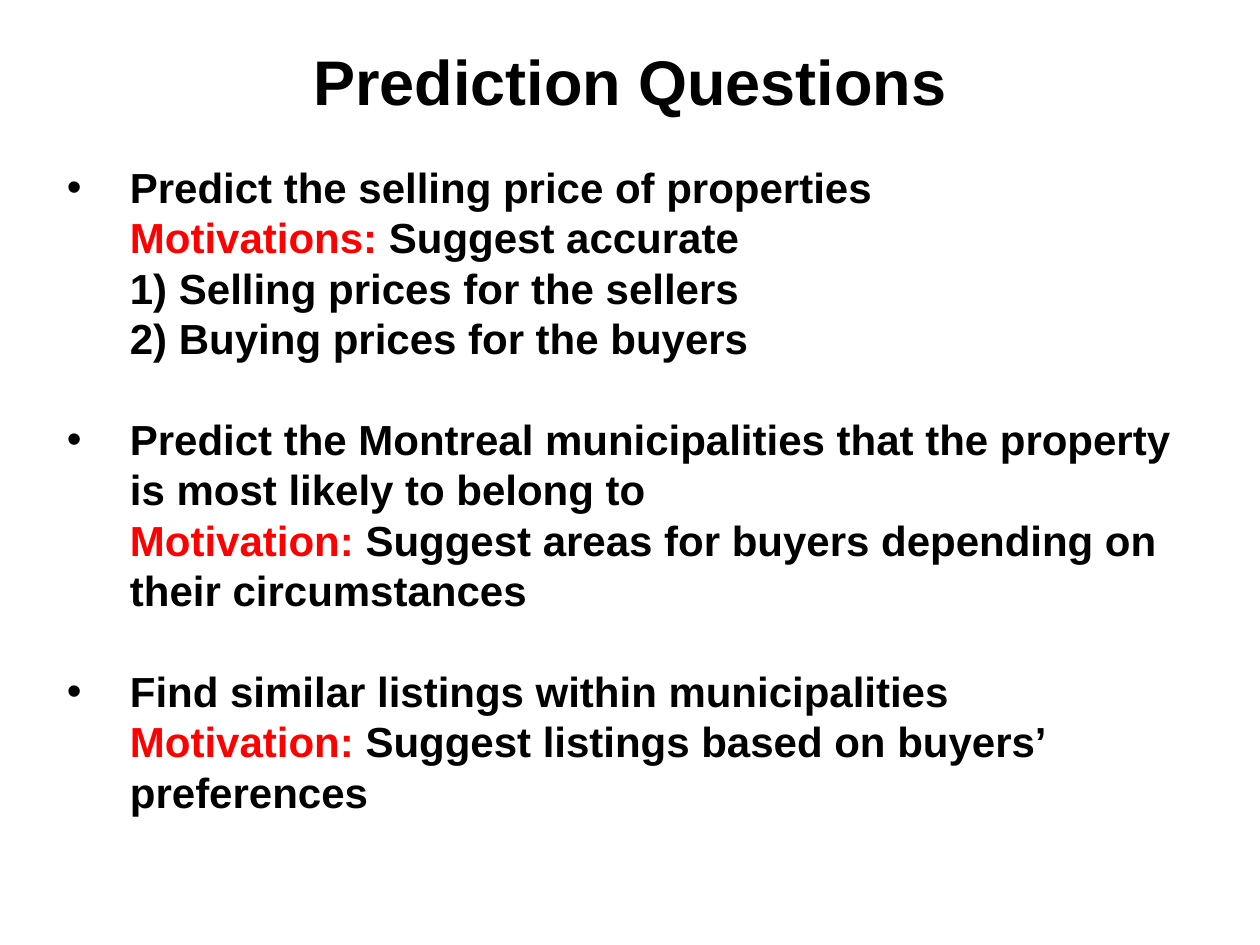
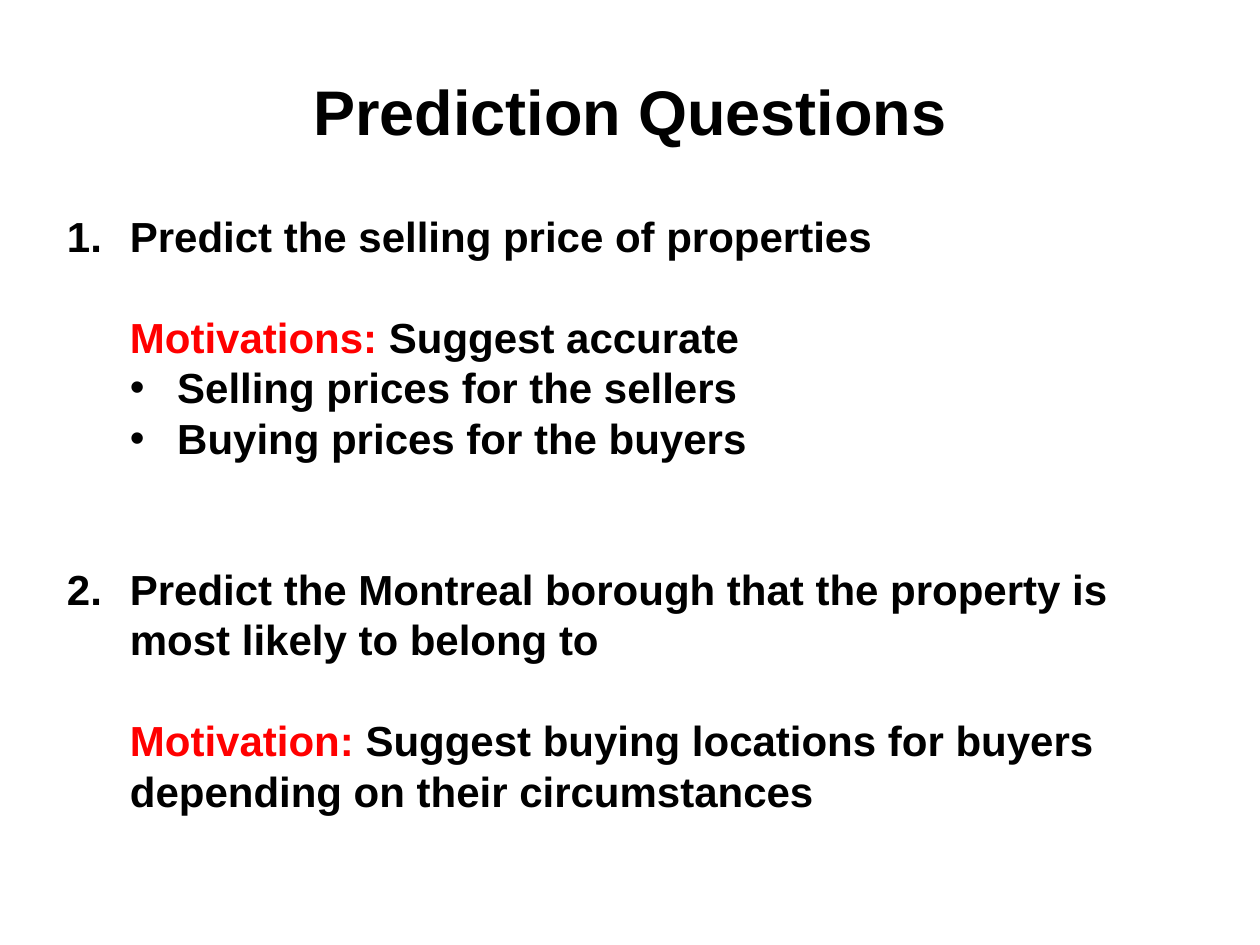
Before and after one commit to npow/centris, a slide deck: slide 2 of presentation/DaveNissanEmil2014MachineLearning.pptx. Drawn at 1260x945 pixels with LibreOffice and Linux fonts; fonts in the diff are those of the drawing. Boxes give left, top, right and bottom in pixels: in the first picture for what was removed or moved away, otherwise in the second. Text is boxed around its words. In the diff, an @@ line names an element or a change of style, - is before the commit and + after.

```diff
--- a/presentation/DaveNissanEmil2014MachineLearning.pptx
+++ b/presentation/DaveNissanEmil2014MachineLearning.pptx
@@ text "Prediction Questions": place and size @@
-text "Prediction Questions" at bbox=[313, 59, 946, 116]
+text "Prediction Questions" at bbox=[313, 89, 946, 146]
@@ text "Predict the selling price of ...": place and size @@
-text "Predict the selling price of ..." at bbox=[130, 172, 1170, 816]
+text "Predict the selling price of ..." at bbox=[130, 221, 1107, 815]
@@ text at bbox=[130, 221, 871, 362]: bullet • to 1.; list level 1 to 2 in "Motivations: Suggest accurate" @@
@@ text at bbox=[130, 372, 1107, 815]: text changed @@
-1) Selling prices for the sellers
-2) Buying prices for the buyers
-• Predict the Montreal municipalities that the property is most likely to belong to
-Motivation: Suggest areas for buyers depending on their circumstances
-• Find similar listings within municipalities
-Motivation: Suggest listings based on buyers’ preferences
+  • Selling prices for the sellers
+  • Buying prices for the buyers
+2. Predict the Montreal borough that the property is most likely to belong to
+  Motivation: Suggest buying locations for buyers depending on their circumstances
```
Also in this commit, not shown: 5 other slides changed, 1 other file.
